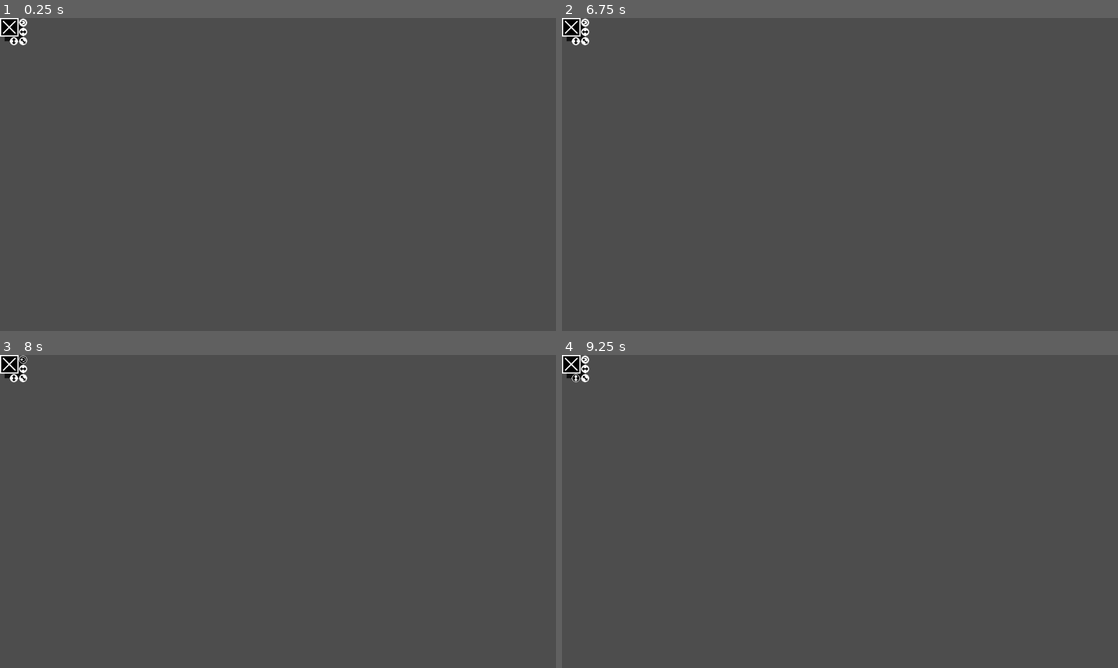
Above: before the commit, frames 1-4 (two rows, left to right).
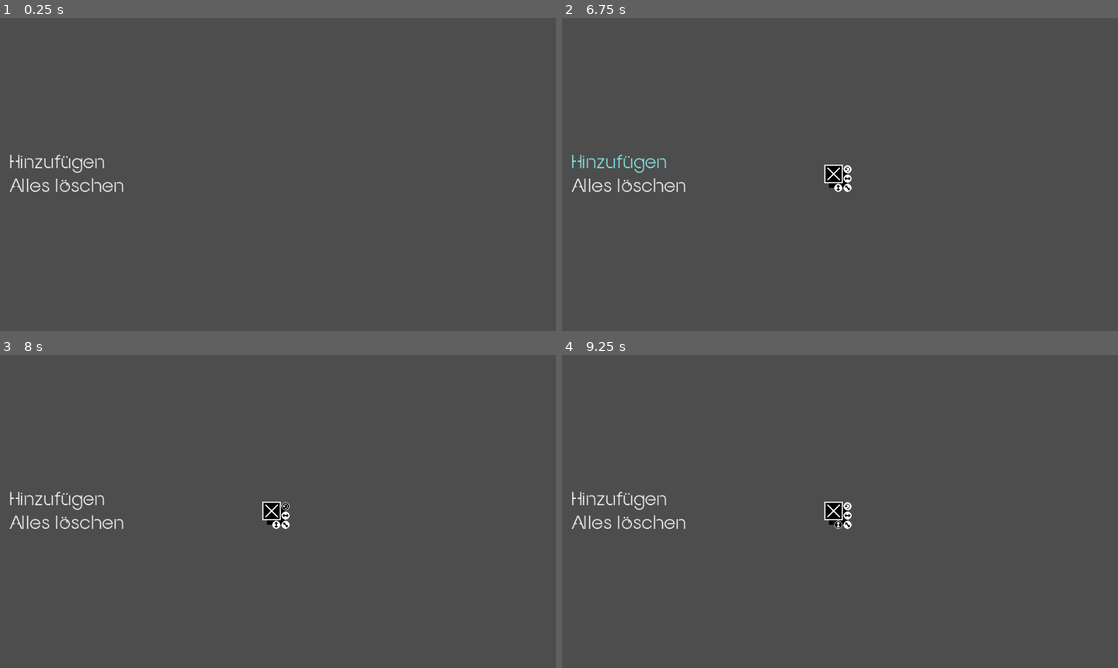
Above: after the commit, the same moments.

Repository: Anomasie/Fractals
Game: Godot game, scene res://scenes/GUI.tscn
Two runs of this game, one before a commit and one after it. Both use one fixed random seed, a clock stepped at 60 frames per second and the inputs below. Before the commit the project starts from res://scenes/TextureRect.tscn.
Inputs (mouse positions are in pixels of both pictures, inside the frame that each line leads up to; where the layout moved, square brackets give the same spot in the first picture):
- Up to frame 1 (0.25 s): no input
- Up to frame 2 (6.75 s): click (628, 161) at 0.5 s, where only the run after the commit has a clickable "Hinzufügen"; click (628, 187) at 1.25 s, where only the run after the commit has a clickable "Alles löschen"; click (573, 30) at 2.02 s; click (584, 21) at 2.77 s; click (584, 30) at 3.52 s; click (573, 39) at 4.27 s; click (584, 39) at 5.02 s; click (573, 30) at 5.77 s; click (628, 161) at 6.5 s, where only the run after the commit has a clickable "Hinzufügen"
- Up to frame 3 (8 s): click (283, 505) [22, 358] at 7.25 s
- Up to frame 4 (9.25 s): click (845, 514) [584, 367] at 8 s; click (840, 524) [573, 376] at 8.75 s

The runs differ from the first frame. In frame 1, 0.9% of the frame differs, in the area x 0-23%, y 0-56%; in frame 2, 1.2%, in the area x 0-53%, y 0-56%; in frame 3, 1.2%; in frame 4, 1.2%.

Commit message:
simple gui

Diff:
--- /dev/null
+++ b/assets/MainTheme.tres
@@ -0,0 +1,25 @@
+[gd_resource type="Theme" load_steps=7 format=3 uid="uid://c42j2c4nk8yk"]
+
+[ext_resource type="FontFile" uid="uid://r82u48vbfwts" path="res://assets/fonts/fractal_font.otf" id="1_mc5vt"]
+
+[sub_resource type="StyleBoxEmpty" id="StyleBoxEmpty_afnlq"]
+
+[sub_resource type="StyleBoxEmpty" id="StyleBoxEmpty_4yvbc"]
+
+[sub_resource type="StyleBoxEmpty" id="StyleBoxEmpty_5ut4m"]
+
+[sub_resource type="StyleBoxEmpty" id="StyleBoxEmpty_bliwb"]
+
+[sub_resource type="StyleBoxEmpty" id="StyleBoxEmpty_kkuj4"]
+
+[resource]
+default_font = ExtResource("1_mc5vt")
+default_font_size = 32
+Button/colors/font_color = Color(1, 1, 1, 1)
+Button/colors/font_hover_color = Color(0.533333, 0.94902, 0.94902, 1)
+Button/colors/font_pressed_color = Color(0, 0.72549, 0.72549, 1)
+Button/styles/disabled = SubResource("StyleBoxEmpty_afnlq")
+Button/styles/focus = SubResource("StyleBoxEmpty_4yvbc")
+Button/styles/hover = SubResource("StyleBoxEmpty_5ut4m")
+Button/styles/normal = SubResource("StyleBoxEmpty_bliwb")
+Button/styles/pressed = SubResource("StyleBoxEmpty_kkuj4")
--- a/project.godot
+++ b/project.godot
@@ -11,7 +11,7 @@
 [application]
 
 config/name="Fractals"
-run/main_scene="res://scenes/TextureRect.tscn"
+run/main_scene="res://scenes/GUI.tscn"
 config/features=PackedStringArray("4.0", "GL Compatibility")
 config/icon="res://icon.svg"
 
@@ -21,6 +21,10 @@
 window/size/viewport_height=540
 window/stretch/mode="viewport"
 
+[gui]
+
+theme/custom="res://assets/MainTheme.tres"
+
 [rendering]
 
 textures/canvas_textures/default_texture_filter=0
--- /dev/null
+++ b/scenes/GUI.gd
@@ -0,0 +1,12 @@
+extends Control
+
+@onready var Playground = $Playground
+
+var rot = 0
+
+func _on_add_pressed():
+	Playground.add(self.position + self.size / 2 + Vector2(32,0).rotated(rot))
+	rot += 10
+
+func _on_close_all_pressed():
+	Playground.close_all()
--- /dev/null
+++ b/scenes/GUI.tscn
@@ -0,0 +1,47 @@
+[gd_scene load_steps=3 format=3 uid="uid://0lk7ldvxg1uw"]
+
+[ext_resource type="PackedScene" uid="uid://cnh2ciowfjn42" path="res://scenes/Playground.tscn" id="1_8jsp6"]
+[ext_resource type="Script" path="res://scenes/GUI.gd" id="1_fcrs7"]
+
+[node name="GUI" type="Control"]
+layout_mode = 3
+anchors_preset = 15
+anchor_right = 1.0
+anchor_bottom = 1.0
+grow_horizontal = 2
+grow_vertical = 2
+script = ExtResource("1_fcrs7")
+
+[node name="Playground" parent="." instance=ExtResource("1_8jsp6")]
+
+[node name="LeftBar" type="MarginContainer" parent="."]
+layout_mode = 1
+anchors_preset = 4
+anchor_top = 0.5
+anchor_bottom = 0.5
+offset_top = -31.5
+offset_right = 128.0
+offset_bottom = 31.5
+grow_vertical = 2
+theme_override_constants/margin_left = 16
+theme_override_constants/margin_top = 16
+theme_override_constants/margin_right = 16
+theme_override_constants/margin_bottom = 16
+
+[node name="Lines" type="VBoxContainer" parent="LeftBar"]
+layout_mode = 2
+size_flags_horizontal = 0
+size_flags_vertical = 4
+
+[node name="Add" type="Button" parent="LeftBar/Lines"]
+layout_mode = 2
+text = "Hinzufügen"
+alignment = 0
+
+[node name="CloseAll" type="Button" parent="LeftBar/Lines"]
+layout_mode = 2
+text = "Alles löschen"
+alignment = 0
+
+[connection signal="pressed" from="LeftBar/Lines/Add" to="." method="_on_add_pressed"]
+[connection signal="pressed" from="LeftBar/Lines/CloseAll" to="." method="_on_close_all_pressed"]
--- /dev/null
+++ b/scenes/Playground.gd
@@ -0,0 +1,16 @@
+extends Node2D
+
+var Rect = load("res://scenes/Rect.tscn")
+
+func add(pos):
+	var Instance = Rect.instantiate()
+	Instance.position = pos
+	Instance.close_me.connect(close.bind(Instance))
+	self.add_child(Instance)
+
+func close_all():
+	for child in self.get_children():
+		close(child)
+
+func close(MyRect):
+	MyRect.queue_free()
--- /dev/null
+++ b/scenes/Playground.tscn
@@ -0,0 +1,6 @@
+[gd_scene load_steps=2 format=3 uid="uid://cnh2ciowfjn42"]
+
+[ext_resource type="Script" path="res://scenes/Playground.gd" id="1_atotu"]
+
+[node name="Playground" type="Node2D"]
+script = ExtResource("1_atotu")
--- a/scenes/TextureRect.gd
+++ b/scenes/Rect.gd
@@ -1,6 +1,8 @@
 extends MarginContainer
 
-@onready var Rect = $TextureContainer/TextureRect
+signal close_me
+
+@onready var Rect = $TextureContainer/Rect
 
 
 var editing_position = false
@@ -59,3 +61,7 @@
 	self.rotation = turn
 	var current_rect_origin = (size/2).rotated(self.rotation)
 	self.position = rect_origin - current_rect_origin
+
+
+func _on_close_button_pressed():
+	close_me.emit()
--- a/scenes/TextureRect.tscn
+++ b/scenes/Rect.tscn
@@ -1,67 +1,67 @@
-[gd_scene load_steps=19 format=3 uid="uid://bolvtfqpg36ow"]
+[gd_scene load_steps=19 format=3 uid="uid://cchxu2rc1oy1g"]
 
-[ext_resource type="Texture2D" uid="uid://b7nocy7en10f7" path="res://assets/black.png" id="1_30yc4"]
-[ext_resource type="Script" path="res://scenes/TextureRect.gd" id="1_wy3cm"]
-[ext_resource type="Texture2D" uid="uid://ooj8ue67bf7j" path="res://assets/gui/buttons.png" id="2_y64cj"]
+[ext_resource type="Script" path="res://scenes/Rect.gd" id="1_xqf1l"]
+[ext_resource type="Texture2D" uid="uid://b7nocy7en10f7" path="res://assets/black.png" id="2_neb4o"]
+[ext_resource type="Texture2D" uid="uid://ooj8ue67bf7j" path="res://assets/gui/buttons.png" id="3_bnldn"]
 
 [sub_resource type="AtlasTexture" id="AtlasTexture_bycuk"]
-atlas = ExtResource("2_y64cj")
+atlas = ExtResource("3_bnldn")
 region = Rect2(0, 0, 32, 32)
 
 [sub_resource type="AtlasTexture" id="AtlasTexture_ynbdy"]
-atlas = ExtResource("2_y64cj")
+atlas = ExtResource("3_bnldn")
 region = Rect2(64, 0, 32, 32)
 
 [sub_resource type="AtlasTexture" id="AtlasTexture_hrfjs"]
-atlas = ExtResource("2_y64cj")
+atlas = ExtResource("3_bnldn")
 region = Rect2(32, 0, 32, 32)
 
 [sub_resource type="AtlasTexture" id="AtlasTexture_lw3ss"]
-atlas = ExtResource("2_y64cj")
+atlas = ExtResource("3_bnldn")
 region = Rect2(0, 48, 16, 16)
 
 [sub_resource type="AtlasTexture" id="AtlasTexture_fy47q"]
-atlas = ExtResource("2_y64cj")
+atlas = ExtResource("3_bnldn")
 region = Rect2(16, 48, 16, 16)
 
 [sub_resource type="AtlasTexture" id="AtlasTexture_spham"]
-atlas = ExtResource("2_y64cj")
+atlas = ExtResource("3_bnldn")
 region = Rect2(16, 48, 16, 16)
 
 [sub_resource type="AtlasTexture" id="AtlasTexture_iy0ws"]
-atlas = ExtResource("2_y64cj")
+atlas = ExtResource("3_bnldn")
 region = Rect2(32, 32, 16, 16)
 
 [sub_resource type="AtlasTexture" id="AtlasTexture_bcgre"]
-atlas = ExtResource("2_y64cj")
+atlas = ExtResource("3_bnldn")
 region = Rect2(48, 32, 16, 16)
 
 [sub_resource type="AtlasTexture" id="AtlasTexture_likl4"]
-atlas = ExtResource("2_y64cj")
+atlas = ExtResource("3_bnldn")
 region = Rect2(48, 32, 16, 16)
 
 [sub_resource type="AtlasTexture" id="AtlasTexture_5j0nk"]
-atlas = ExtResource("2_y64cj")
+atlas = ExtResource("3_bnldn")
 region = Rect2(64, 32, 16, 16)
 
 [sub_resource type="AtlasTexture" id="AtlasTexture_050ry"]
-atlas = ExtResource("2_y64cj")
+atlas = ExtResource("3_bnldn")
 region = Rect2(80, 32, 16, 16)
 
 [sub_resource type="AtlasTexture" id="AtlasTexture_bifrm"]
-atlas = ExtResource("2_y64cj")
+atlas = ExtResource("3_bnldn")
 region = Rect2(80, 32, 16, 16)
 
 [sub_resource type="AtlasTexture" id="AtlasTexture_lq3gv"]
-atlas = ExtResource("2_y64cj")
+atlas = ExtResource("3_bnldn")
 region = Rect2(0, 32, 16, 16)
 
 [sub_resource type="AtlasTexture" id="AtlasTexture_1ctkp"]
-atlas = ExtResource("2_y64cj")
+atlas = ExtResource("3_bnldn")
 region = Rect2(16, 32, 16, 16)
 
 [sub_resource type="AtlasTexture" id="AtlasTexture_s83sm"]
-atlas = ExtResource("2_y64cj")
+atlas = ExtResource("3_bnldn")
 region = Rect2(16, 32, 16, 16)
 
 [node name="Container" type="MarginContainer"]
@@ -69,22 +69,20 @@
 offset_bottom = 48.0
 size_flags_horizontal = 4
 size_flags_vertical = 4
-script = ExtResource("1_wy3cm")
+script = ExtResource("1_xqf1l")
 metadata/_edit_group_ = true
 
 [node name="TextureContainer" type="MarginContainer" parent="."]
 custom_minimum_size = Vector2(48, 48)
 layout_mode = 2
-size_flags_horizontal = 4
-size_flags_vertical = 4
 theme_override_constants/margin_left = 8
 theme_override_constants/margin_top = 8
 theme_override_constants/margin_right = 8
 theme_override_constants/margin_bottom = 8
 
-[node name="TextureRect" type="TextureRect" parent="TextureContainer"]
+[node name="Rect" type="TextureRect" parent="TextureContainer"]
 layout_mode = 2
-texture = ExtResource("1_30yc4")
+texture = ExtResource("2_neb4o")
 
 [node name="MoveButton" type="Button" parent="TextureContainer"]
 layout_mode = 2
@@ -130,6 +128,7 @@
 texture_hover = SubResource("AtlasTexture_s83sm")
 
 [connection signal="button_down" from="TextureContainer/MoveButton" to="." method="_on_move_button_pressed"]
+[connection signal="button_up" from="CloseButton" to="." method="_on_close_button_pressed"]
 [connection signal="button_down" from="TurnButton" to="." method="_on_turn_button_pressed"]
 [connection signal="button_down" from="WidthButton" to="." method="_on_width_button_pressed"]
 [connection signal="button_down" from="HeightButton" to="." method="_on_height_button_pressed"]
Binary file added: assets/fonts/fractal_font.otf
Not shown, added: assets/fonts/fractal_font.otf.import
